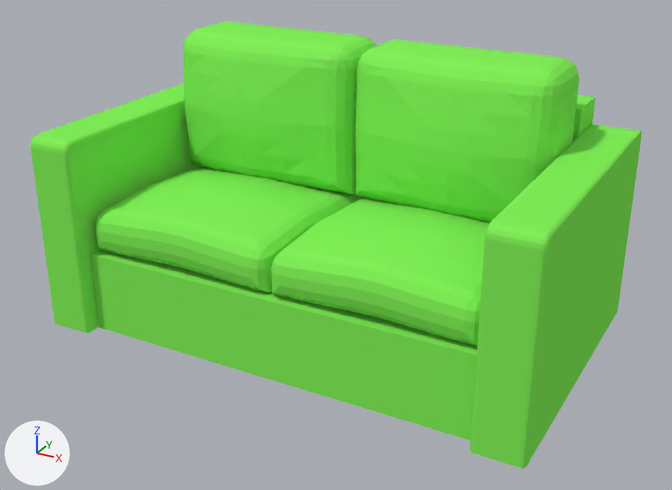
What one commit did to the Blender file Content/New 3D Models/sofa.blend.
Both versions are drawn from a 50 mm lens placed at (4.04, -7.4, 4.5), pointed at (0.07, -0.19, 0.89). Arrows for +X, +Y and +Z are at lower left; the lights stay in place.
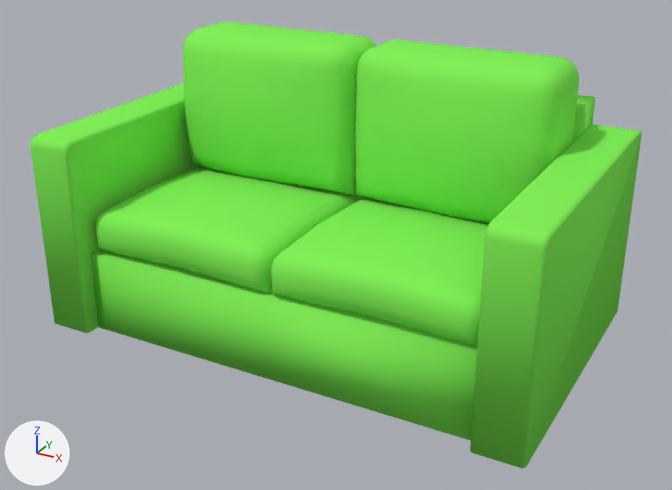
Commit message: Sofa fix

Boxes [x1, y1, x2, y2] around the edits, measured in the pictures (672 x 490 px; the box of a moved part takes in the faces that stretch with it):
```json
{"part": 1, "of": "me_cube_002", "change": "moved or reshaped", "before": [144, 174, 486, 268], "after": [144, 177, 485, 272]}
{"part": 2, "of": "me_cube_002", "change": "moved or reshaped", "before": [110, 169, 482, 292], "after": [111, 171, 482, 294]}
{"part": 3, "of": "me_cube_002", "change": "moved or reshaped", "before": [249, 193, 369, 241], "after": [249, 197, 370, 244]}
{"part": 4, "of": "me_cube_002", "change": "moved or reshaped", "before": [124, 200, 455, 292], "after": [124, 204, 455, 294]}
{"part": 5, "of": "me_cube_002", "change": "moved or reshaped", "before": [119, 174, 485, 279], "after": [121, 176, 485, 282]}
{"part": 6, "of": "me_cube_002", "change": "moved or reshaped", "before": [258, 179, 427, 213], "after": [257, 181, 429, 218]}
{"part": 7, "of": "me_cube_002", "change": "moved or reshaped", "before": [199, 170, 489, 230], "after": [200, 171, 489, 233]}
{"part": 8, "of": "me_cube_002", "change": "moved or reshaped", "before": [100, 167, 482, 315], "after": [100, 167, 482, 316]}
{"part": 9, "of": "me_cube", "change": "shading changed", "before": [30, 83, 642, 468], "after": [30, 83, 642, 468]}
```

Scene script edits in JSON lines:
```json
{"block": "me_cube_002", "where": "# used by ob_cube_002; location = (0.0, 0.0, 0.955)"}
{"op": "remove", "block": "me_cube_002", "code": "me_cube_002.from_pydata(...)  # 300 vertices, 296 faces; spans x 0.0..1.99, y -1.34..0.99, z -0.14..0.43"}
{"op": "add", "block": "me_cube_002", "code": "me_cube_002.from_pydata(...)  # 300 vertices, 296 faces; spans x 0.0..1.99, y -1.34..0.99, z -0.14..0.36"}
{"block": "me_cube_002", "change": "me_cube_002 part 1: all 10 vertices in x 0.4..1.6, y -0.97..-0.1, z 0.38..0.4 are moved by (0.0, 0.0, -0.05)"}
{"block": "me_cube_002", "change": "me_cube_002 part 2: all 16 vertices in x 0.4..1.6, y -1.19..0.12, z 0.35..0.37 are moved by (0.0, 0.0, -0.04)"}
{"block": "me_cube_002", "change": "me_cube_002 part 3: all 4 vertices in x 0.08..0.15, y -0.75..-0.32, z 0.3..0.34 are moved by (0.0, 0.0, -0.03)"}
{"block": "me_cube_002", "change": "me_cube_002 part 4: all 4 vertices in x 0.64..1.36, y -1.26..-1.19, z 0.32..0.33 are moved by (0.0, 0.0, -0.03)"}
{"block": "me_cube_002", "change": "me_cube_002 part 5: all 4 vertices in x 1.84..1.91, y -0.75..-0.32, z 0.3..0.34 are moved by (0.0, 0.0, -0.03)"}
{"block": "me_cube_002", "change": "me_cube_002 part 6: the 1 vertex in x 0.64, y 0.12, z 0.33 is moved by (0.0, 0.0, -0.03)"}
{"block": "me_cube_002", "change": "me_cube_002 part 7: the 1 vertex in x 1.36, y 0.12, z 0.33 is moved by (0.0, 0.0, -0.03)"}
{"block": "me_cube_002", "change": "me_cube_002 part 8: 40 of the vertices in x 0.03..1.97, y -1.34..0.34, z 0.16..0.31 are moved by (0.0, 0.0, -0.02)"}
{"block": "me_cube", "where": "me_cube.from_pydata(...)  # 82 vertices, 64 faces; spans x 0.0..2.47, y -1.5..1.5, z -0.95..1.25"}
{"block": "me_cube", "where": "# used by ob_cube; location = (0.0, 0.0, 0.955)"}
{"block": "me_cube", "change": "me_cube part 9: all faces are now shaded smooth (64 of 64 changed)"}
```
